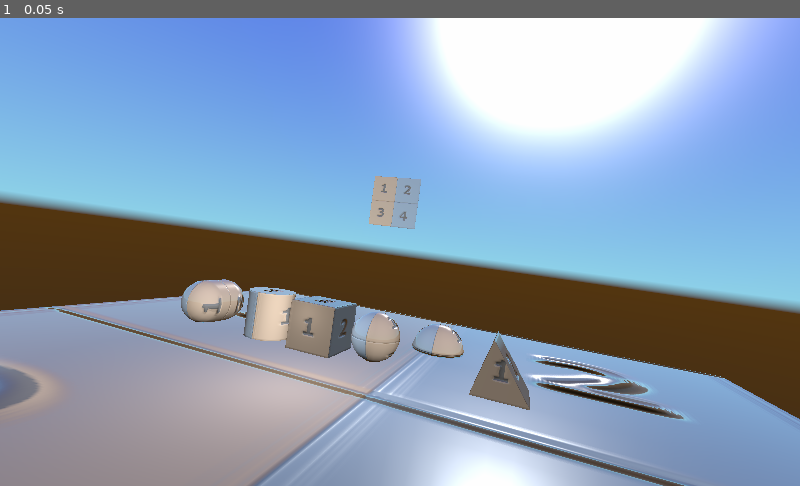
Above: before the commit, frame 1.
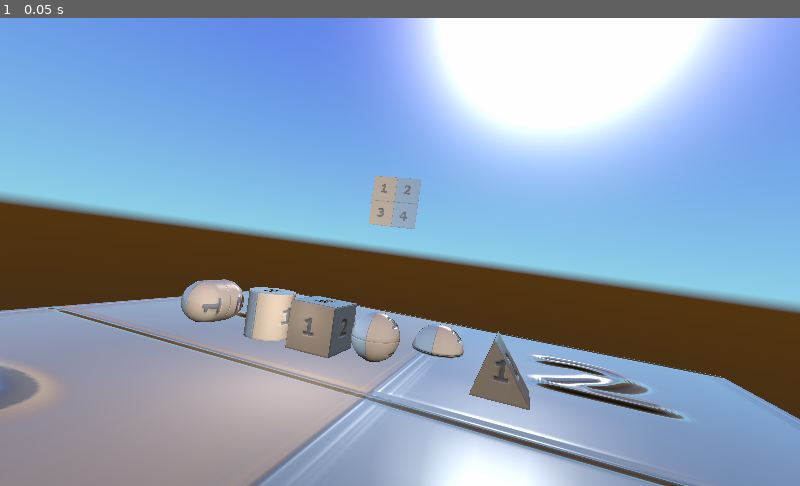
Above: after the commit, the same moment.

Repository: BastiaanOlij/godot3_test_projects
Game: Godot game, scene res://main.tscn
The game is run twice, just before and just after one commit, with the same random seed, the same clock (stepped at 60 frames per second) and the same inputs.
Inputs:
- Up to frame 1 (0.05 s): no input

The runs differ from the first frame. In frame 1, 0.1% of the frame differs, in the area x 6-86%, y 55-100%.

Commit message:
Just added some more export settings and such

Diff:
--- a/TestPrimitives/main.tscn
+++ b/TestPrimitives/main.tscn
@@ -29,7 +29,9 @@
 albedo_texture = ExtResource( 1 )
 metallic = 0.1
 metallic_specular = 0.5
+metallic_texture_channel = 0
 roughness = 0.0
+roughness_texture_channel = 0
 emission_enabled = false
 normal_enabled = true
 normal_scale = 1.0
@@ -83,7 +85,9 @@
 albedo_texture = ExtResource( 3 )
 metallic = 0.1
 metallic_specular = 0.38
+metallic_texture_channel = 0
 roughness = 0.0
+roughness_texture_channel = 0
 emission_enabled = false
 normal_enabled = true
 normal_scale = 1.0
@@ -167,7 +171,7 @@
 
 [sub_resource type="ProceduralSky" id=12]
 
-radiance_size = 1
+radiance_size = 0
 sky_top_color = Color( 0.301961, 0.403922, 0.909804, 1 )
 sky_horizon_color = Color( 0.556863, 0.823529, 0.909804, 1 )
 sky_curve = 0.25
@@ -184,6 +188,7 @@
 sun_curve = 0.05
 sun_energy = 16.0
 texture_size = 0
+_sections_unfolded = [ "Ground", "Sky", "Sun" ]
 
 [sub_resource type="Environment" id=13]
 
@@ -261,6 +266,7 @@
 adjustment_brightness = 1.0
 adjustment_contrast = 1.0
 adjustment_saturation = 1.0
+_sections_unfolded = [ "Adjustments", "Background" ]
 
 [node name="Spatial" type="Spatial"]
 
--- a/TestPrimitives/project.godot
+++ b/TestPrimitives/project.godot
@@ -17,6 +17,10 @@
 icon="res://icon.png"
 run/icon="res://icon.png"
 
+[gdnative]
+
+singletons=[  ]
+
 [memory]
 
 multithread/thread_rid_pool_prealloc=60
Not shown, changed: TestPrimitives/export_presets.cfg
Not shown, added: TestCameraServer/export_presets.cfg
